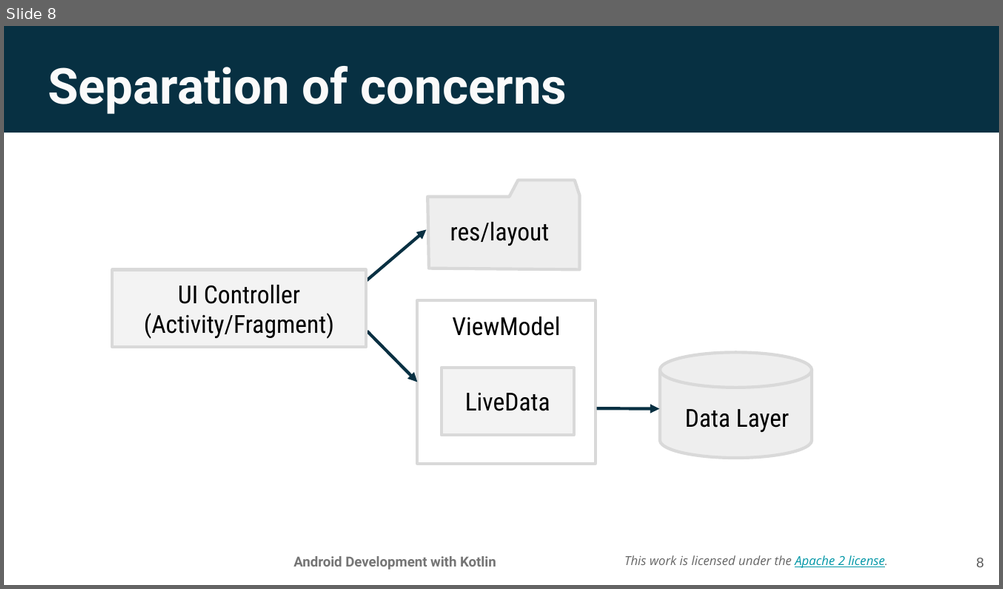
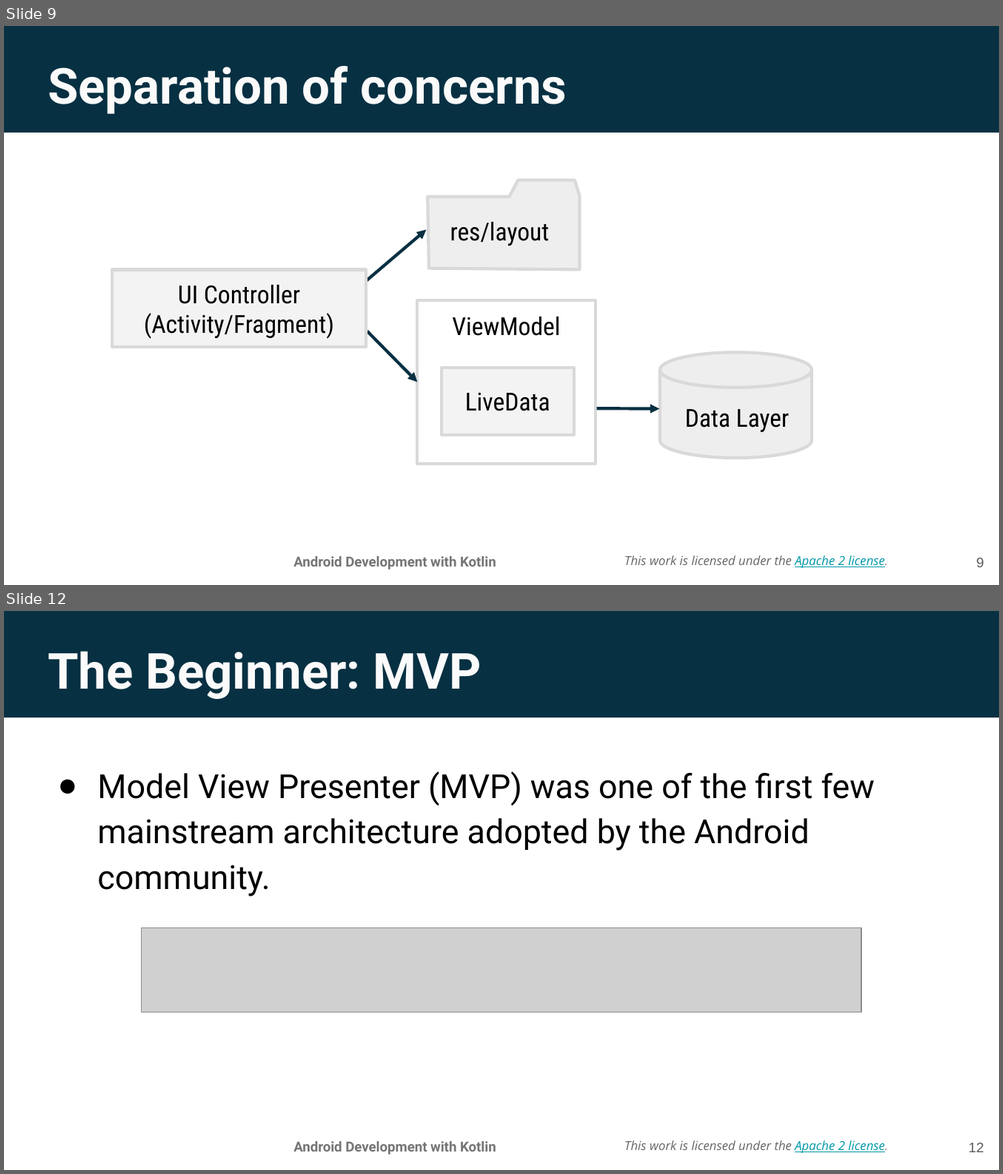
Before and after one commit to walkman617/AndroidDevKotlin, a slide deck: Unit3/Lesson 8 App architecture (UI Layer).pptx. Shown one above the other, each under a label of ours: slide 8 before the commit, slides 9 and 12 after it; the slides between them are not shown. The pictures are 1003x589 and 1003x1174 pixels, drawn with LibreOffice and Linux fonts; fonts in the diff are those of the drawing; grey boxes stand for pictures; background and template pictures are left out. Boxes give left, top, right and bottom in pixels: in the first picture for what was removed or moved away, otherwise in the second. Text is boxed around its words. In the diff, an @@ line names an element or a change of style, - is before the commit and + after.

```diff
--- a/Unit3/Lesson 8 App architecture (UI Layer).pptx
+++ b/Unit3/Lesson 8 App architecture (UI Layer).pptx
@@ slide 12 added at [4, 611, 999, 1170], background picture (left out); not listed: 3 template elements that a slide beside it also shows @@
@@ title added at [48, 651, 481, 699], 36 pt, text #FAFAFA, bold @@
+The Beginner: MVP
@@ text added at [97, 772, 875, 897], 24 pt, text #000000 @@
+● Model View Presenter (MVP) was one of the first few mainstream architecture adopted by the Android community.
@@ picture added at [141, 928, 862, 1013] @@
@@ page number added at [968, 1143, 984, 1153], 10 pt, text #595959 @@
+12
@@ what was slide 8 is now slide 9 @@
@@ page number at [976, 558, 983, 568]: text changed @@
-8
+9
```
Also in this commit, not shown: 3 slides changed, 6 other slides added, 3 other files.
